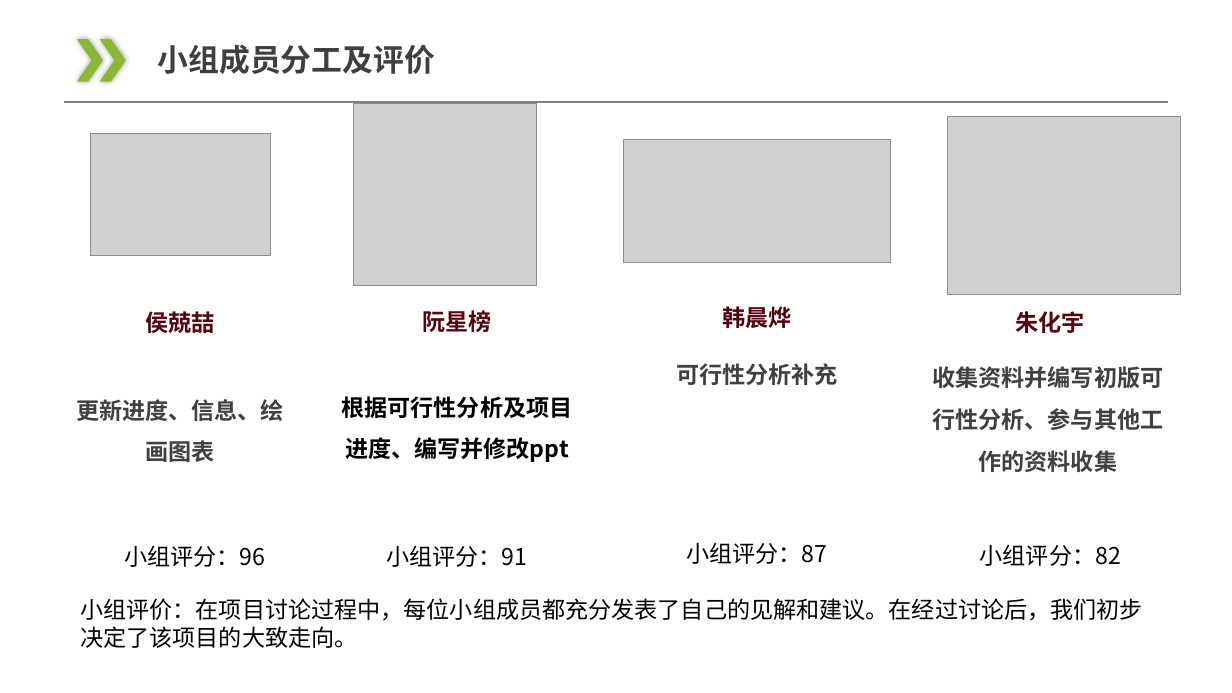
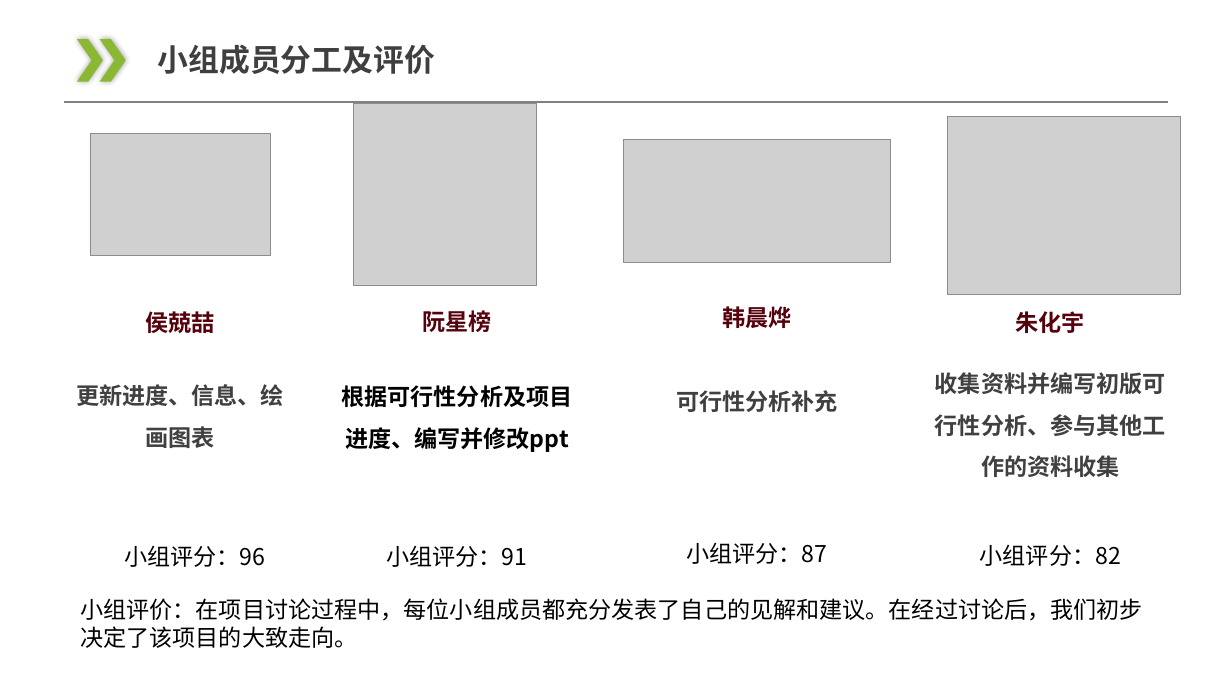
Before and after one commit to JakerHXR/Software-manage, a slide deck: slide 21 of doc/PPT/软件工程项目介绍PPT_2.2.pptx (slide 20 before the commit). Drawn at 1232x693 pixels with LibreOffice and Linux fonts; fonts in the diff are those of the drawing; grey boxes stand for pictures. Boxes give left, top, right and bottom in pixels: in the first picture for what was removed or moved away, otherwise in the second. Text is boxed around its words. In the diff, an @@ line names an element or a change of style, - is before the commit and + after.

```diff
--- a/doc/PPT/软件工程项目介绍PPT_2.2.pptx
+++ b/doc/PPT/软件工程项目介绍PPT_2.2.pptx
@@ text "收集资料并编写初版可行性分析、参与其他工作的资料收集": place and size @@
-text "收集资料并编写初版可行性分析、参与其他工作的资料收集" at bbox=[932, 366, 1163, 472]
+text "收集资料并编写初版可行性分析、参与其他工作的资料收集" at bbox=[935, 372, 1166, 477]
@@ text "更新进度、信息、绘画图表": place and size @@
-text "更新进度、信息、绘画图表" at bbox=[76, 399, 284, 466]
+text "更新进度、信息、绘画图表" at bbox=[76, 384, 284, 452]
@@ text "根据可行性分析及项目进度、编写并修改ppt": place and size @@
-text "根据可行性分析及项目进度、编写并修改ppt" at bbox=[341, 396, 572, 462]
+text "根据可行性分析及项目进度、编写并修改ppt" at bbox=[341, 385, 572, 452]
@@ text "可行性分析补充": place and size @@
-text "可行性分析补充" at bbox=[676, 363, 838, 385]
+text "可行性分析补充" at bbox=[676, 390, 838, 412]
```
Also in this commit, not shown: 1 slide added.
